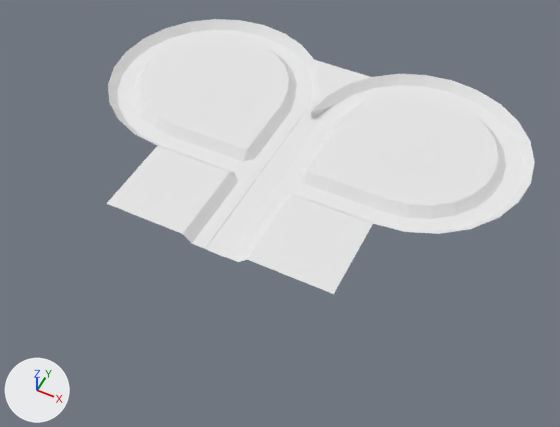
Two versions of the Blender file godot/assets/duct.blend, one commit apart.
Both versions are drawn from a camera (50 mm lens) standing at (23.6, -49.7, 51.5) and looking at (2.2, -6.9, -1.9). The axes (+X, +Y, +Z) are drawn at lower left. The lights are the same throughout. Objects named as collision shapes, trigger or cutter boxes, shadow casters or lower levels of detail are left out.
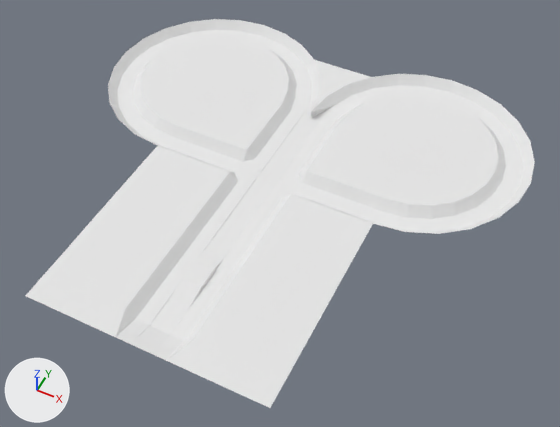
Pixel boxes [x1, y1, x2, y2] of what changed, in the pictures (560 x 427 px):
'Plane', reshaped (19% wider, 41% taller): before [106, 19, 535, 294]; after [25, 19, 535, 408]
part 1 of me_plane, added: after [25, 204, 334, 408]

The change in detail:
me_plane is used by ob_plane; location (0.0, 0.0, -0.17).
me_plane had 150 vertices, 157 faces and spanned x 0.0..22.0, y -14.9..15.5, z 0.0..0.9.
me_plane now has 189 vertices, 195 faces and spans x 0.0..22.0, y -26.1..15.5, z 0.0..0.9.
Part 1, on me_plane:
15 vertices are added at x 0.0..11.0, y -26.1..-16.8, z 0.0..0.9.
6 new vertices lie (0.0, -1.9, 0.0) away from vertices in x 1.0..11.0, y -14.9, z 0.0..0.9.
6 new vertices lie (0.0, -1.9, 0.0) away from vertices in x 1.0..11.0, y -16.8, z 0.0..0.9.
6 new vertices lie (0.0, -1.9, 0.0) away from vertices in x 1.0..11.0, y -18.7, z 0.0..0.9.
6 new vertices lie (0.0, -3.0, 0.0) away from vertices in x 1.0..11.0, y -20.6, z 0.0..0.9.
38 new faces join them.
